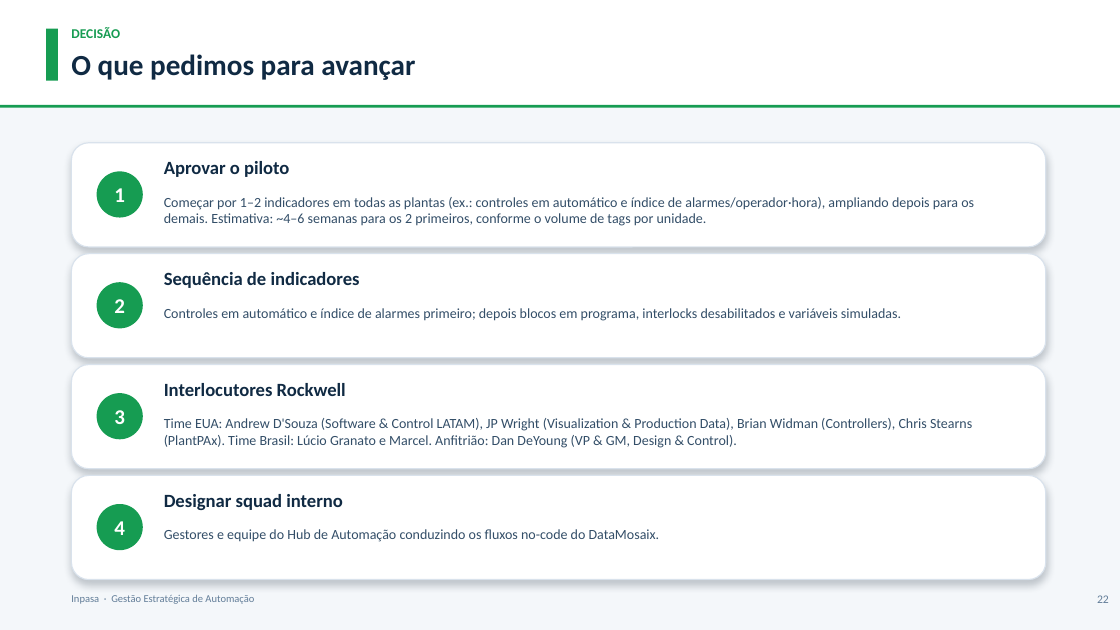
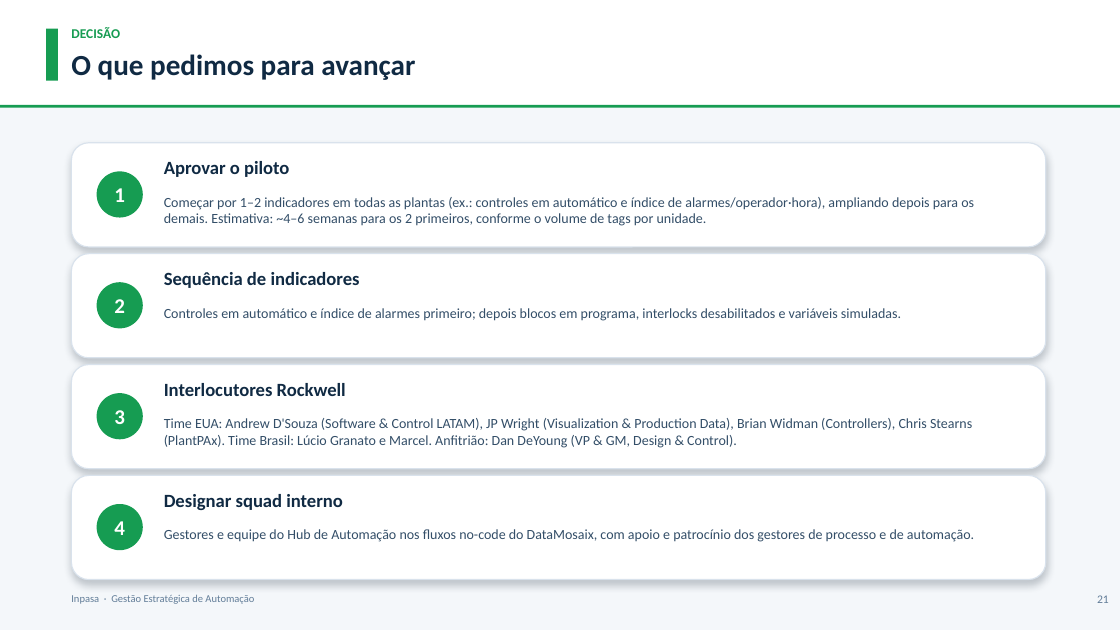
Before and after one commit to ItielGoncalves/ICG2025, a slide deck: slide 21 of 2026.06.28 - MULTI - DataOps na Prática IA a Serviço da Alta Gestão vFINAL.pptx (slide 22 before the commit). Drawn at 1120x630 pixels with LibreOffice and Linux fonts; fonts in the diff are those of the drawing. Boxes give left, top, right and bottom in pixels: in the first picture for what was removed or moved away, otherwise in the second. Text is boxed around its words. In the diff, an @@ line names an element or a change of style, - is before the commit and + after.

```diff
--- a/2026.06.28 - MULTI - DataOps na Prática IA a Serviço da Alta Gestão vFINAL.pptx
+++ b/2026.06.28 - MULTI - DataOps na Prática IA a Serviço da Alta Gestão vFINAL.pptx
@@ text at (164, 529, 974, 542): text changed @@
-Gestores e equipe do Hub de Automação conduzindo os fluxos no-code do DataMosaix.
+Gestores e equipe do Hub de Automação nos fluxos no-code do DataMosaix, com apoio e patrocínio dos gestores de processo e de automação.
```
Also in this commit, not shown: 9 other slides changed, 1 slide removed, 3 other files.
